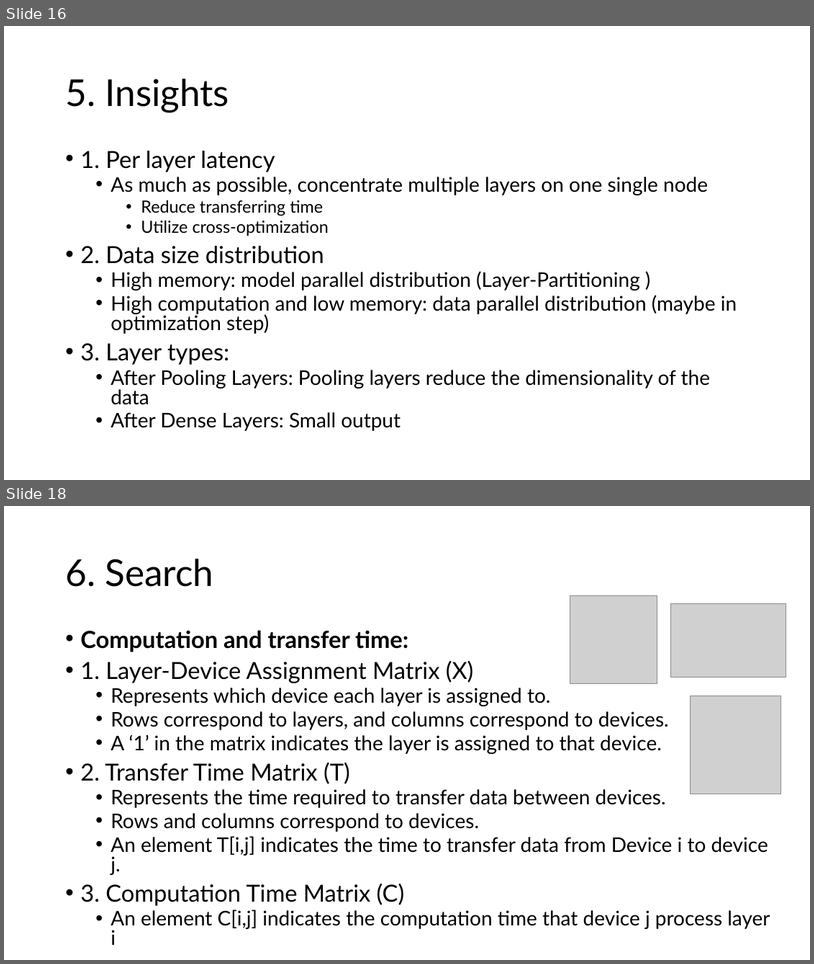
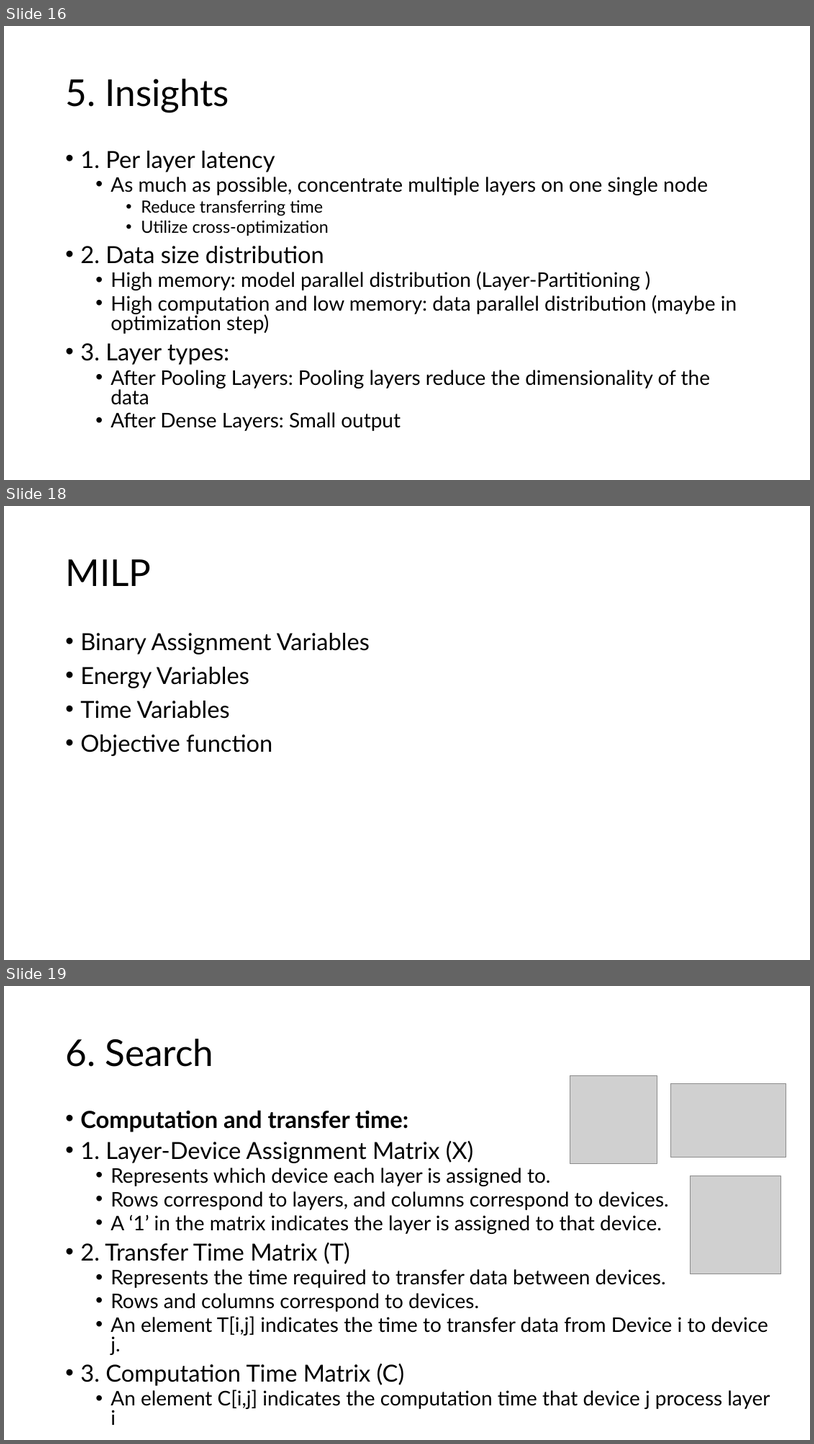
Before and after one commit to GXG-CS/on_device_learning, a slide deck: micro-network-project.pptx. Shown one above the other, each under a label of ours: slides 16 and 18 before the commit, slides 16, 18 and 19 after it; the slides between them are not shown. The pictures are 814x964 and 814x1444 pixels, drawn with LibreOffice and Linux fonts; fonts in the diff are those of the drawing; grey boxes stand for pictures. Boxes give left, top, right and bottom in pixels: in the first picture for what was removed or moved away, otherwise in the second. Text is boxed around its words. In the diff, an @@ line names an element or a change of style, - is before the commit and + after.

```diff
--- a/micro-network-project.pptx
+++ b/micro-network-project.pptx
@@ slide 18 added at (x1=4, y1=506, x2=810, y2=960), background #FFFFFF @@
@@ title added at (x1=65, y1=559, x2=151, y2=586), 44 pt, text #000000 @@
+MILP
@@ text added at (x1=80, y1=633, x2=370, y2=756), 28 pt, text #000000 @@
+• Binary Assignment Variables
+• Energy Variables
+• Time Variables
+• Objective function
@@ what was slide 18 is now slide 19 @@
```
Also in this commit, not shown: 1 slide changed.
